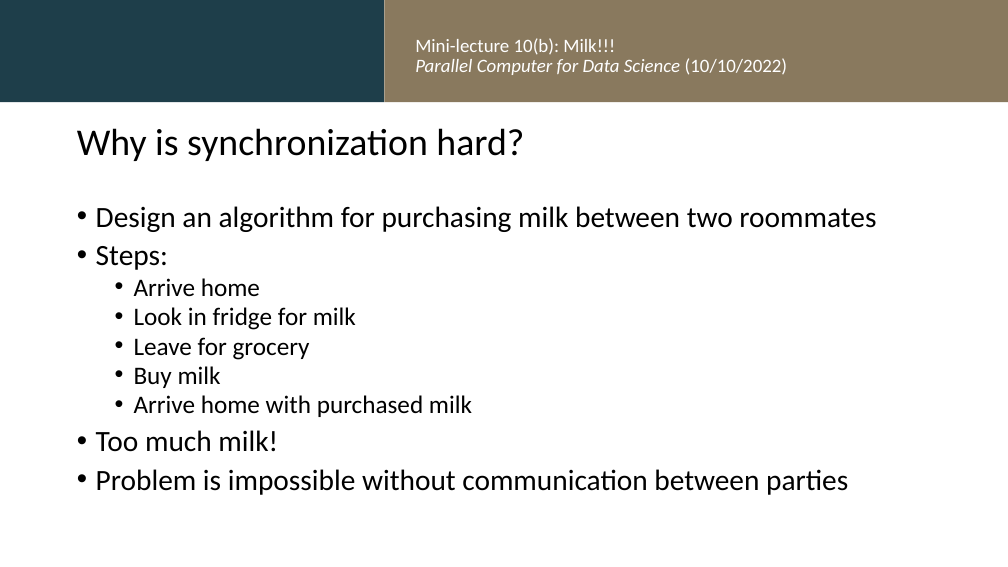
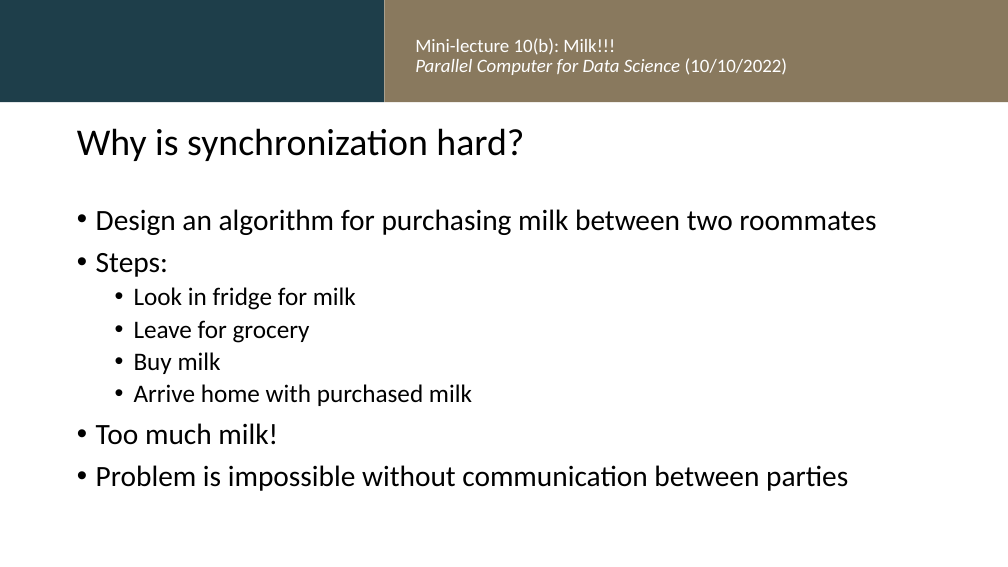
Before and after one commit to randalburns/pplectures2022, a slide deck: slide 5 of Lec11b.milk.pptx. Drawn at 1008x567 pixels with LibreOffice and Linux fonts; fonts in the diff are those of the drawing; background and template pictures are left out. Boxes give left, top, right and bottom in pixels: in the first picture for what was removed or moved away, otherwise in the second. Text is boxed around its words. In the diff, an @@ line names an element or a change of style, - is before the commit and + after.

```diff
--- a/Lec11b.milk.pptx
+++ b/Lec11b.milk.pptx
@@ text "Design an algorithm for purchasing ..." at <box>96,209,876,491</box>: line spacing 0.8 to 0.9 @@
@@ text at <box>134,278,260,296</box>: paragraph removed @@
-  • Arrive home
```
Also in this commit, not shown: 1 other slide changed, 4 other files.
